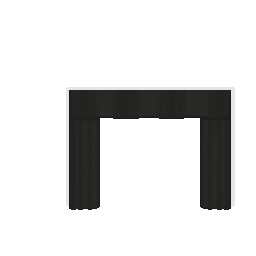
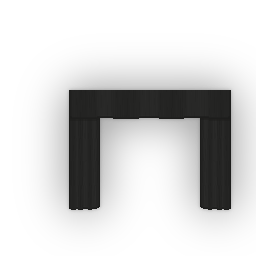
Revision of a layered 256 x 256 image; what changed, layer by layer:
added layer "Curtain copy 4" above "Curtain copy 3" over [69, 118, 231, 210]
added layer "Curtain copy 3" (25%) above "Curtain copy 2" over [64, 85, 236, 215]
"Curtain copy 2": opacity 100% → 50%, painted on it over [25, 46, 256, 248]
hid "Curtain copy 5" over [66, 87, 235, 207]
